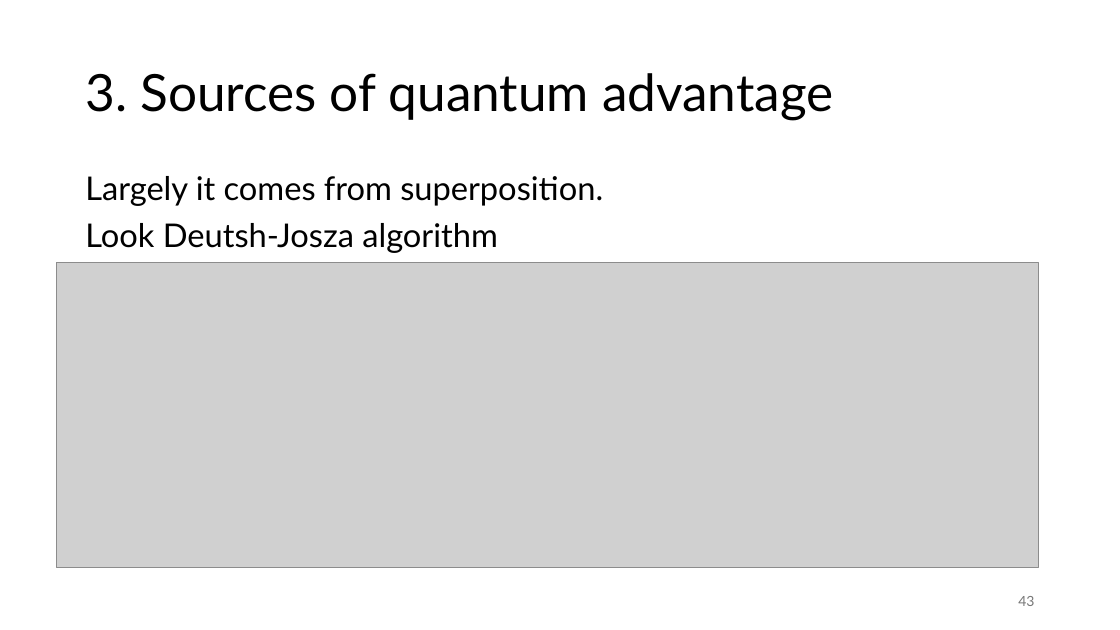
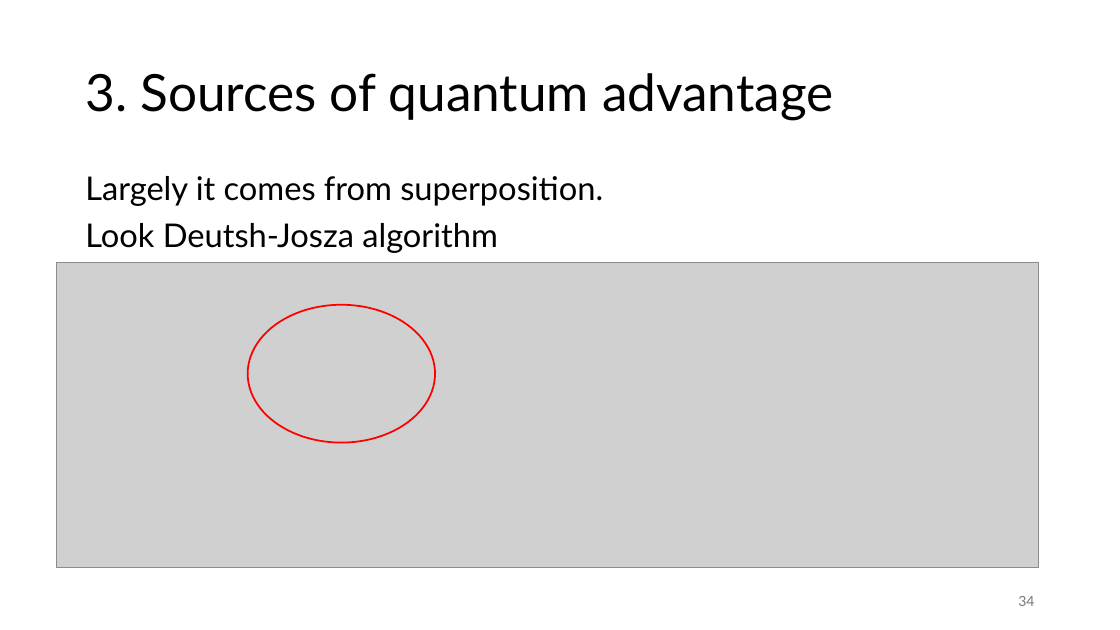
Before and after one commit to vutuanhai237/CourseMaterialsUIT, a slide deck: slide 34 of SExxx-Quantum computng/Slide/x. On Problems Quantum Computers Can Solve Efficiently (template).pptx (slide 43 before the commit). Drawn at 1120x630 pixels with LibreOffice and Linux fonts; fonts in the diff are those of the drawing; grey boxes stand for pictures. Boxes give left, top, right and bottom in pixels: in the first picture for what was removed or moved away, otherwise in the second. Text is boxed around its words. In the diff, an @@ line names an element or a change of style, - is before the commit and + after.

```diff
--- a/SExxx-Quantum computng/Slide/x. On Problems Quantum Computers Can Solve Efficiently (template).pptx
+++ b/SExxx-Quantum computng/Slide/x. On Problems Quantum Computers Can Solve Efficiently (template).pptx
@@ ellipse added at [248,305,435,443], outline #FF0000 1.5 pt @@
@@ page number at [1018,596,1034,606]: text changed @@
-43
+34
```
Also in this commit, not shown: 16 other slides changed, 1 slide added, 11 slides removed, 3 other files.
